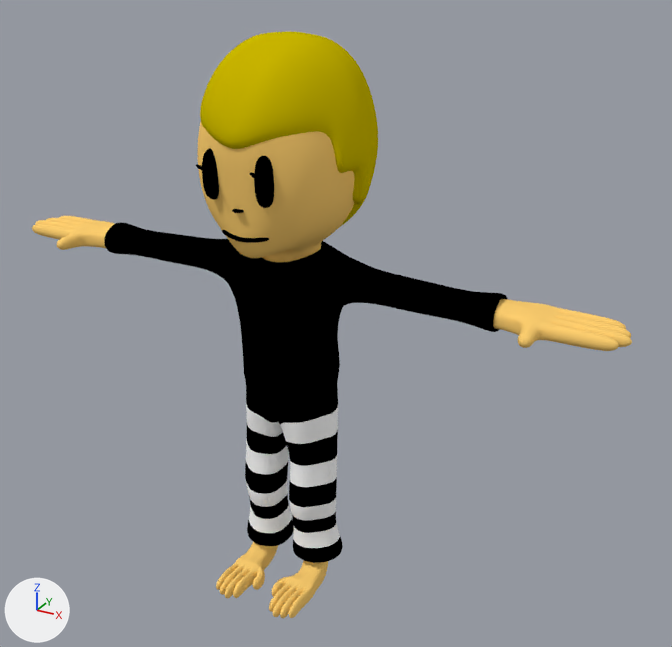
Renders of the Blender file Washed Up Wizard/Assets/Models/Characters/Enemies/Acrobat Rigify.blend from each side of a commit.
Rendered twice from a 50 mm camera at (4.2, -6.8, 6.4) aimed at (0.4, 0.2, 2.9). The lights are fixed; the arrows at lower left show +X, +Y and +Z.

In view in the first picture: 'Body', 'Eyes', 'Hair', 'Suit'.
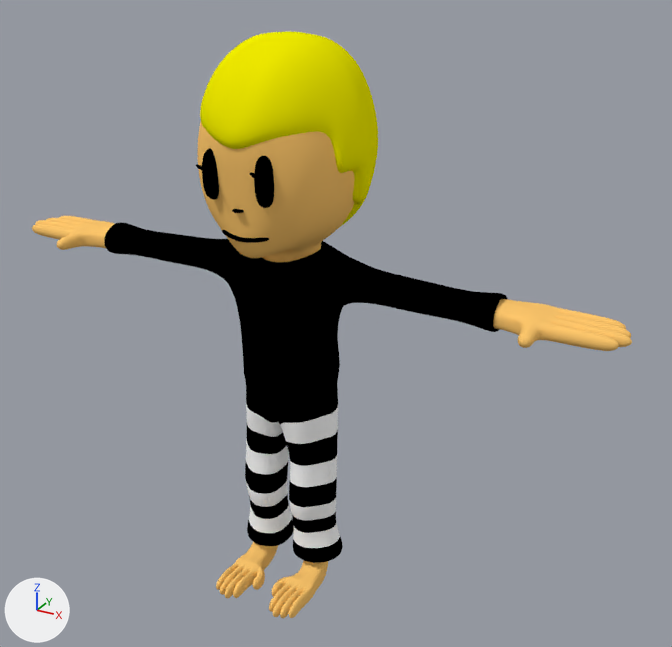
Pixel boxes (x1, y1, x2, y2) of what changed, in the pictures (672 x 647 px):
'Hair', recoloured: (200, 32, 378, 226) in both

The change, as a diff of the scene's bpy script:
```diff
--- a/Washed Up Wizard/Assets/Models/Characters/Enemies/Acrobat Rigify.blend.py
+++ b/Washed Up Wizard/Assets/Models/Characters/Enemies/Acrobat Rigify.blend.py
@@ mat_hair @@
 mat_hair = diffuse_material('Hair')
-mat_hair.base_color = (0.593, 0.473, 0.0)  # yellow #cab700
+mat_hair.base_color = (0.871, 0.834, 0.0)  # yellow #f0eb00
```
